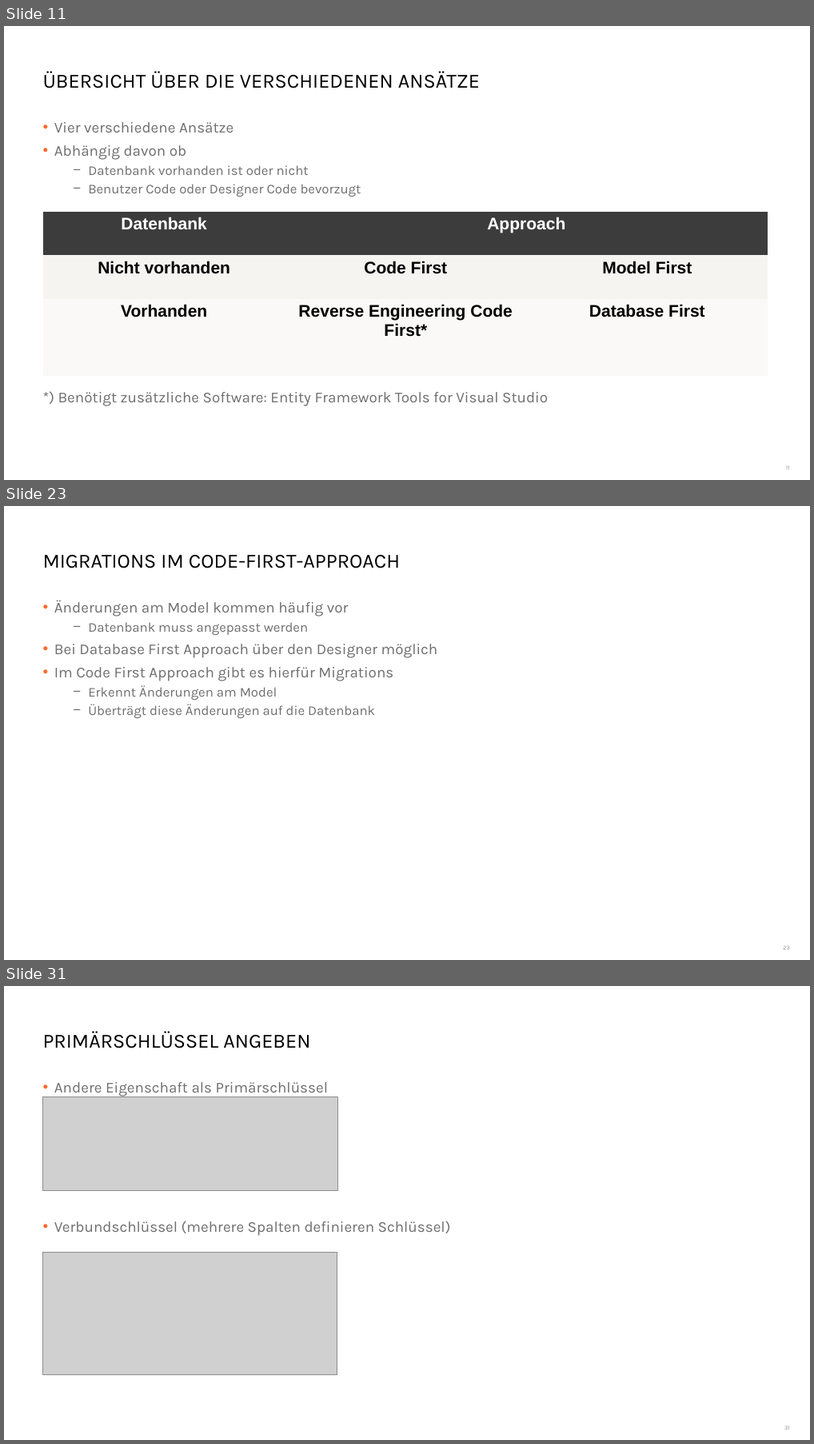
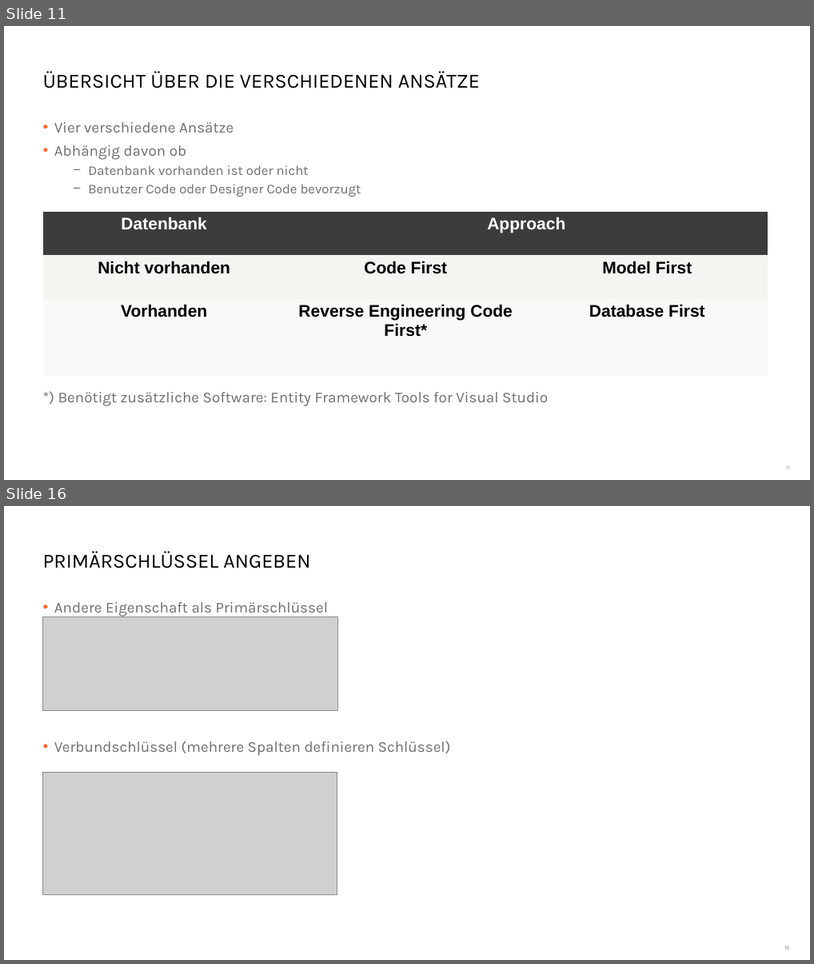
Before and after one commit to danielbeckmann/DotNETJumpStart, a slide deck: 03. Entity Framework/Entity Framework.pptx. Shown one above the other, each under a label of ours: slides 11, 23 and 31 before the commit, slides 11 and 16 after it; the slides between them are not shown. The pictures are 814x1444 and 814x964 pixels, drawn with LibreOffice and Linux fonts; fonts in the diff are those of the drawing; grey boxes stand for pictures; background and template pictures are left out. Boxes give left, top, right and bottom in pixels: in the first picture for what was removed or moved away, otherwise in the second. Text is boxed around its words. In the diff, an @@ line names an element or a change of style, - is before the commit and + after.

```diff
--- a/03. Entity Framework/Entity Framework.pptx
+++ b/03. Entity Framework/Entity Framework.pptx
@@ slide 23 removed at bbox=[4, 506, 810, 960], background #FFFFFF @@
@@ title removed at bbox=[43, 555, 400, 568] @@
-MIGRATIONS IM CODE-FIRST-APPROACH
@@ text removed at bbox=[54, 600, 438, 718] @@
-• Änderungen am Model kommen häufig vor
-  − Datenbank muss angepasst werden
-• Bei Database First Approach über den Designer möglich
-• Im Code First Approach gibt es hierfür Migrations
-  − Erkennt Änderungen am Model
-  − Überträgt diese Änderungen auf die Datenbank
@@ page number removed at bbox=[783, 945, 790, 949] @@
-23
@@ what was slide 31 is now slide 16 @@
```
Also in this commit, not shown: 6 slides changed, 15 other slides removed.
